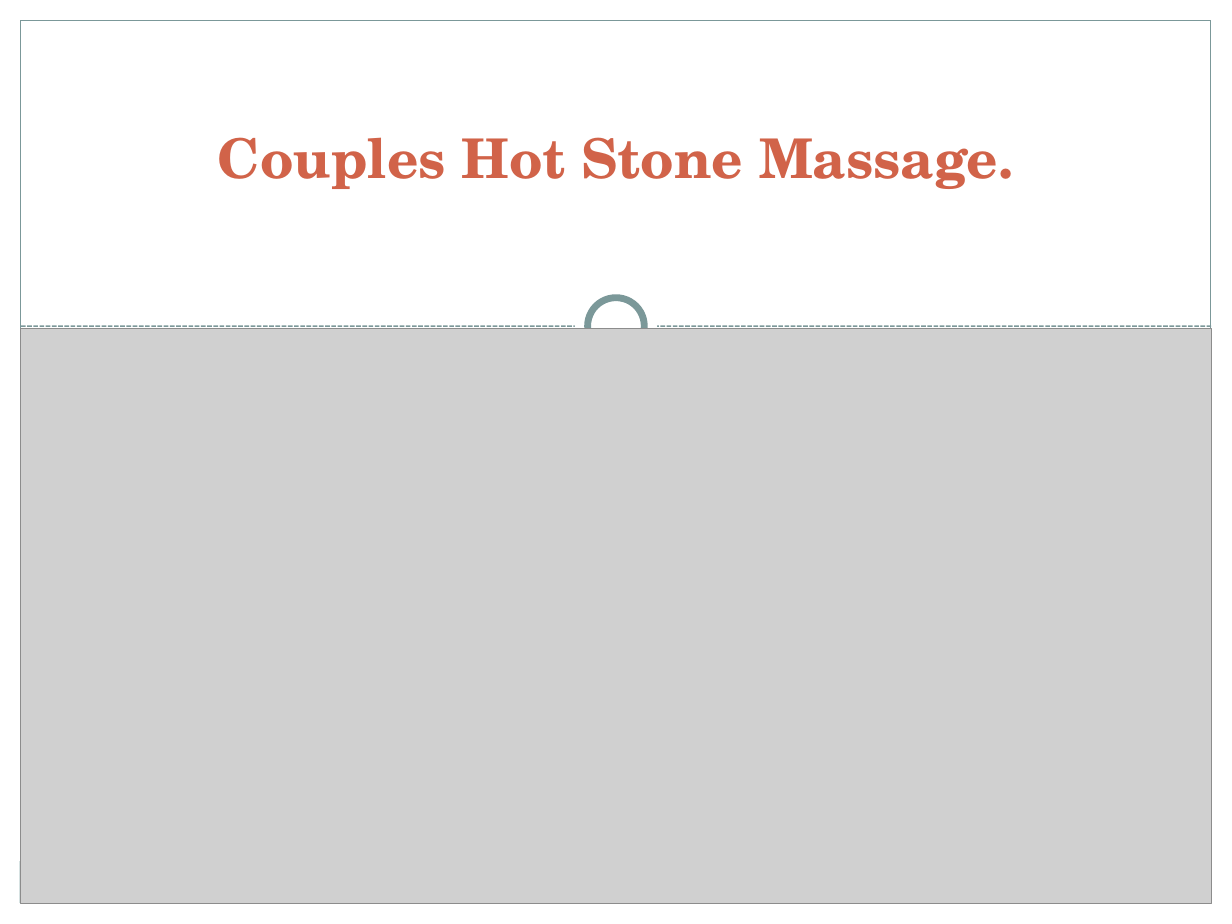
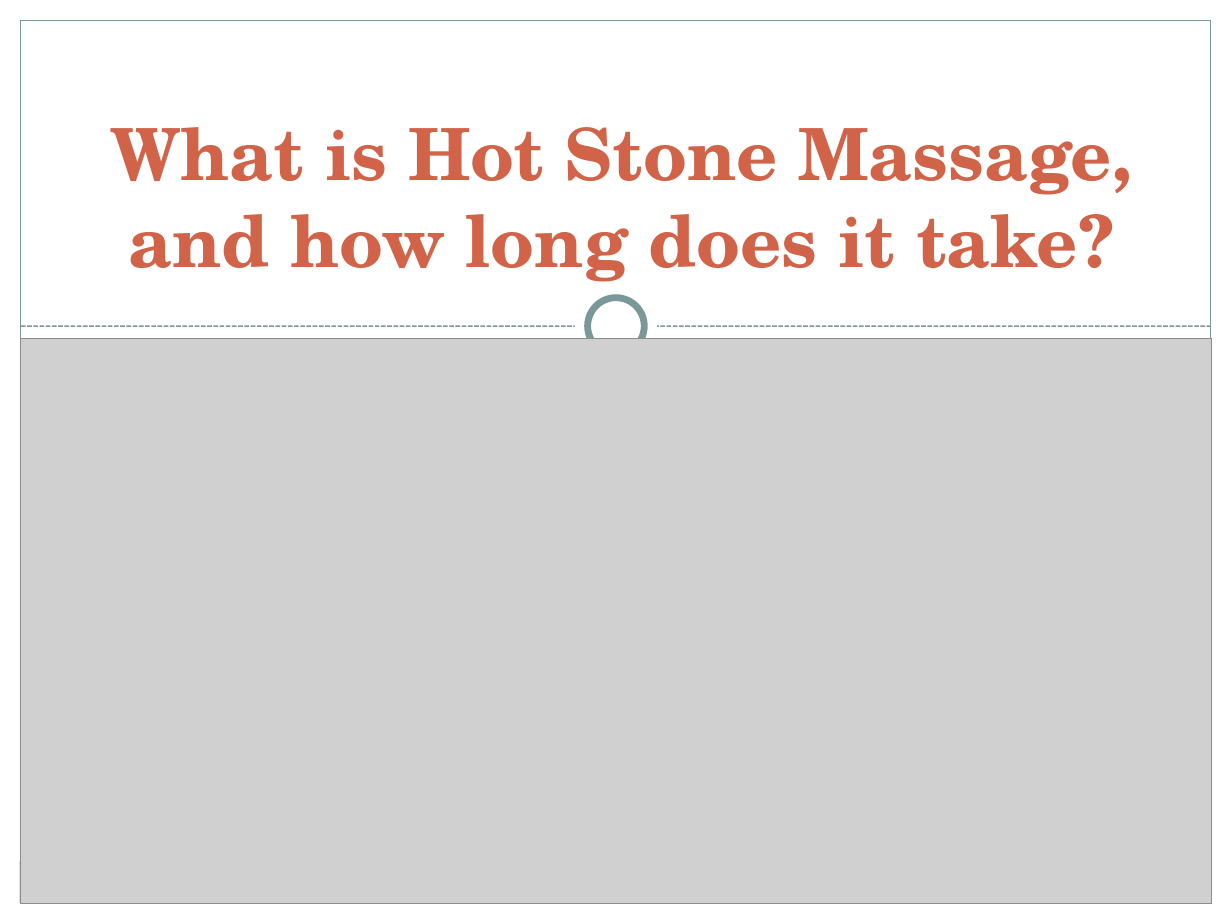
Before and after one commit to RichardBerlin345/RichardBerlin345, a slide deck: slide 1 of Couples Hot Stone Massage.pptx. Drawn at 1232x924 pixels with LibreOffice and Linux fonts; fonts in the diff are those of the drawing; grey boxes stand for pictures. Boxes give left, top, right and bottom in pixels: in the first picture for what was removed or moved away, otherwise in the second. Text is boxed around its words. In the diff, an @@ line names an element or a change of style, - is before the commit and + after.

Commit message:
Couples Hot Stone Massage

```diff
--- a/Couples Hot Stone Massage.pptx
+++ b/Couples Hot Stone Massage.pptx
@@ title at <box>110,127,1132,282</box>: text changed; size 32 to 42 pt @@
-Couples Hot Stone Massage.
+What is Hot Stone Massage, and how long does it take?
@@ picture: place and size @@
-picture at <box>21,329,1212,904</box>
+picture at <box>21,339,1212,903</box>
```
Also in this commit, not shown: 7 other slides changed, 3 slides added, 3 slides removed.
